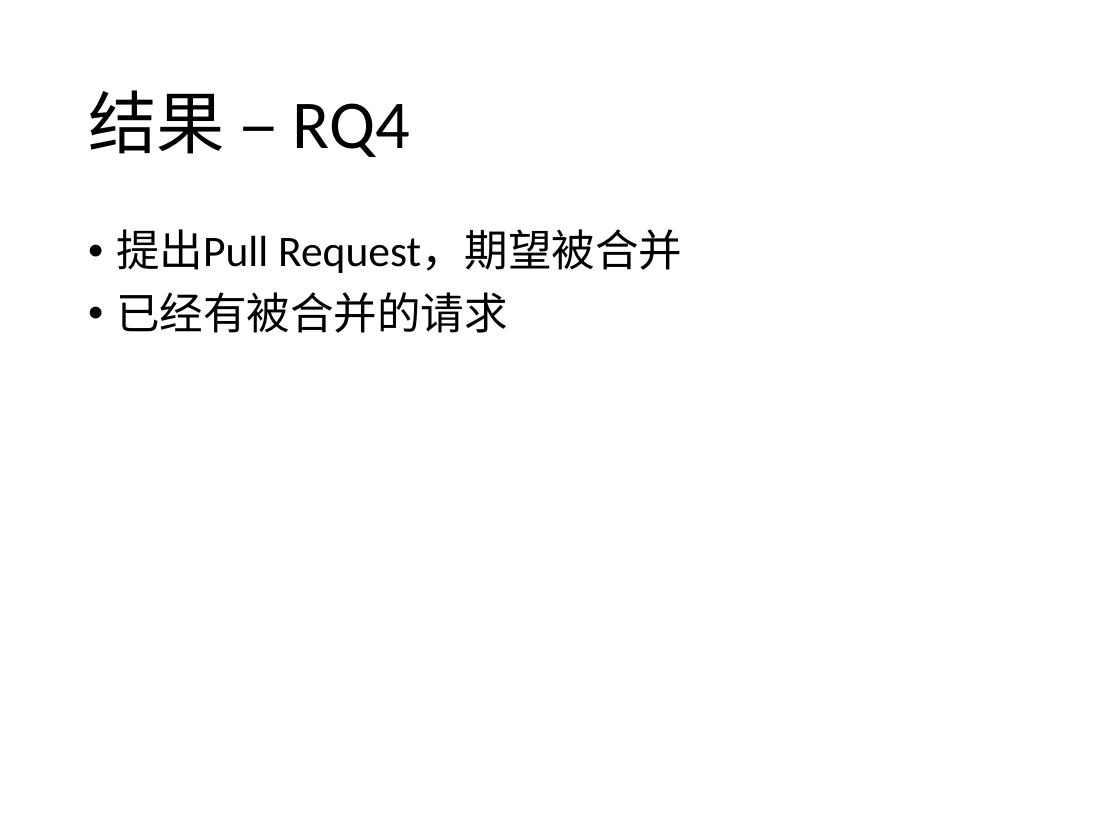
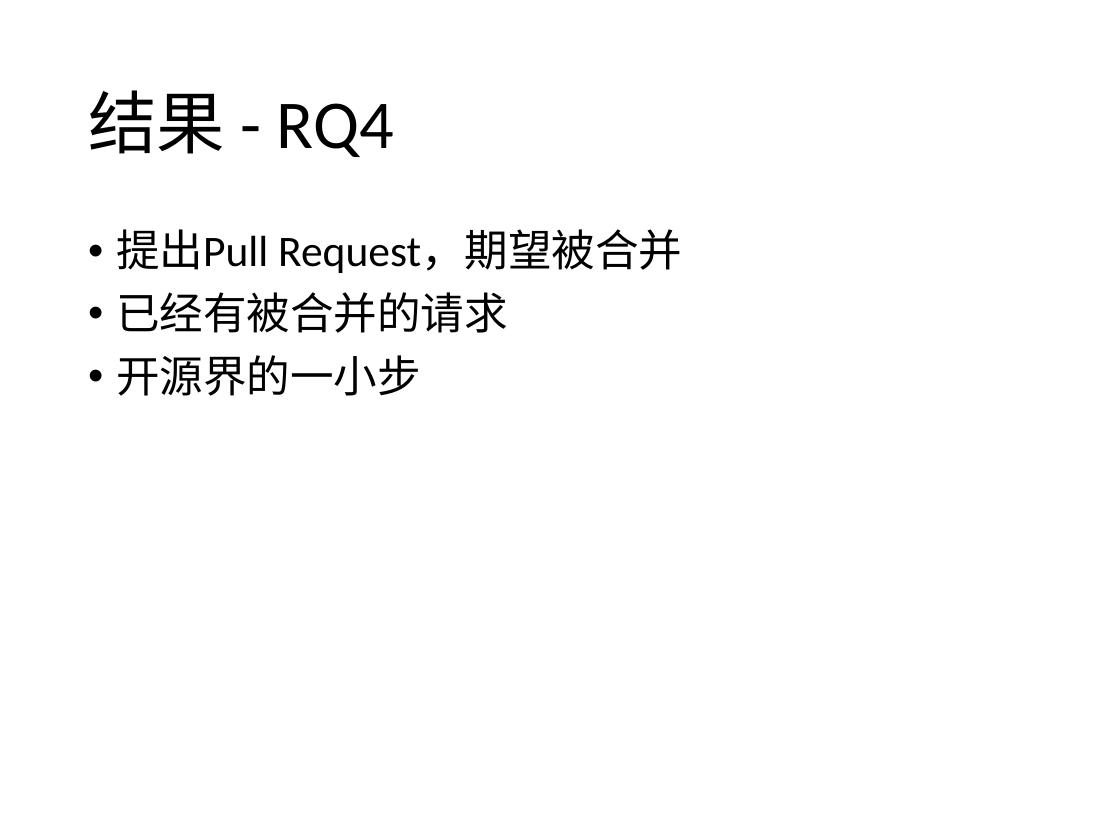
Before and after one commit to qwordy/Research, a slide deck: slide 12 of bishe/理解并发程序修改模式.pptx. Drawn at 1120x840 pixels with LibreOffice and Linux fonts; fonts in the diff are those of the drawing. Boxes give left, top, right and bottom in pixels: in the first picture for what was removed or moved away, otherwise in the second. Text is boxed around its words. In the diff, an @@ line names an element or a change of style, - is before the commit and + after.

```diff
--- a/bishe/理解并发程序修改模式.pptx
+++ b/bishe/理解并发程序修改模式.pptx
@@ title at <box>88,90,394,157</box>: text changed @@
-结果 – RQ4
+结果 - RQ4
@@ text at <box>116,355,421,396</box>: paragraph added @@
+• 开源界的一小步
```
Also in this commit, not shown: 7 other slides changed, 2 slides added, 1 slide removed.
